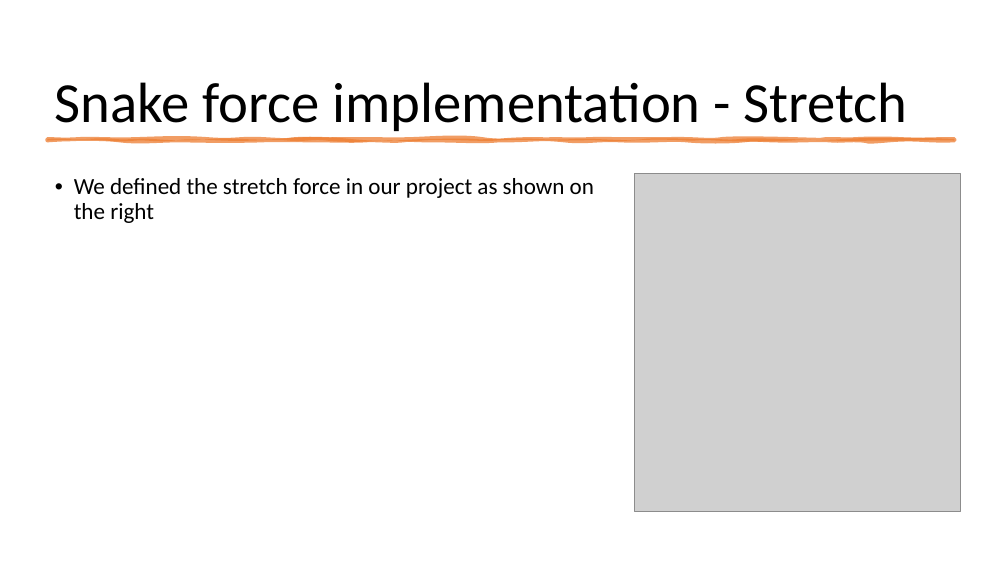
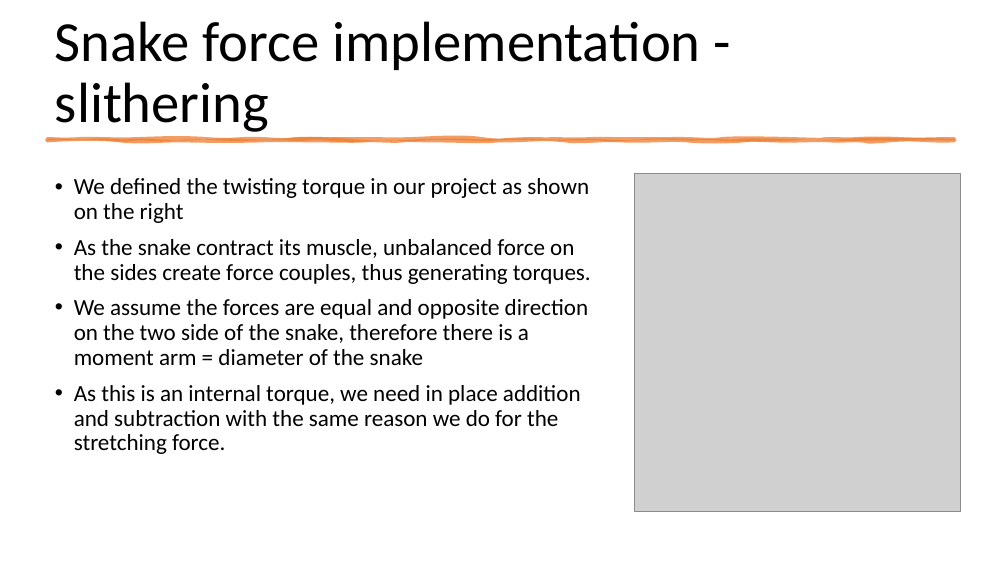
Before and after one commit to Raymond1415926/Slithering-Wiggling-Snake, a slide deck: slide 5 of Optimizing Gait.pptx. Drawn at 1008x567 pixels with LibreOffice and Linux fonts; fonts in the diff are those of the drawing; grey boxes stand for pictures. Boxes give left, top, right and bottom in pixels: in the first picture for what was removed or moved away, otherwise in the second. Text is boxed around its words. In the diff, an @@ line names an element or a change of style, - is before the commit and + after.

```diff
--- a/Optimizing Gait.pptx
+++ b/Optimizing Gait.pptx
@@ title at box(55, 21, 701, 132): text changed @@
-Snake force implementation - Stretch
+Snake force implementation - slithering
@@ text at box(74, 178, 591, 454): text changed @@
-• We defined the stretch force in our project as shown on the right
+• We defined the twisting torque in our project as shown on the right
+• As the snake contract its muscle, unbalanced force on the sides create force couples, thus generating torques.
+• We assume the forces are equal and opposite direction on the two side of the snake, therefore there is a moment arm = diameter of the snake
+• As this is an internal torque, we need in place addition and subtraction with the same reason we do for the stretching force.
```
Also in this commit, not shown: 4 other slides changed, 2 other files.
